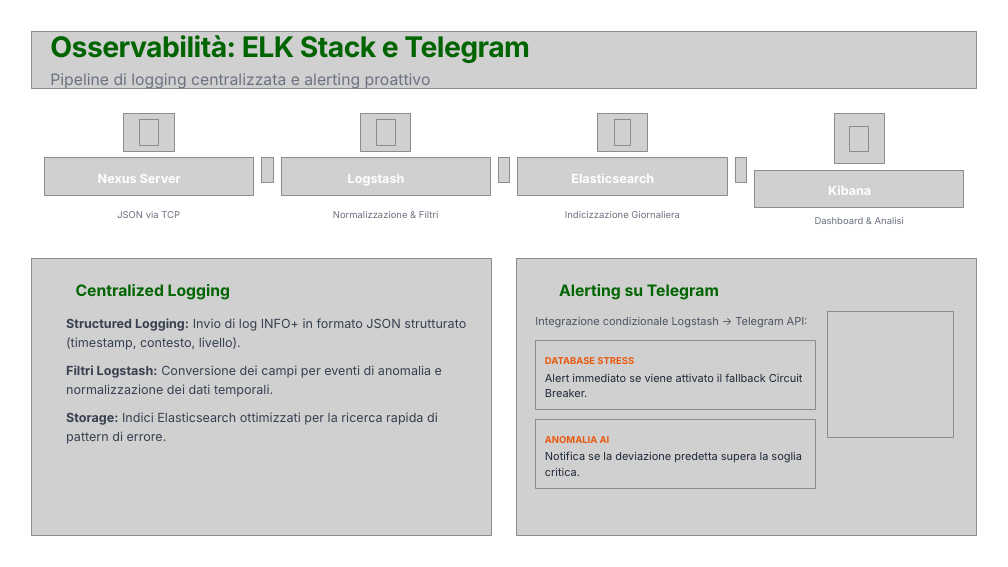
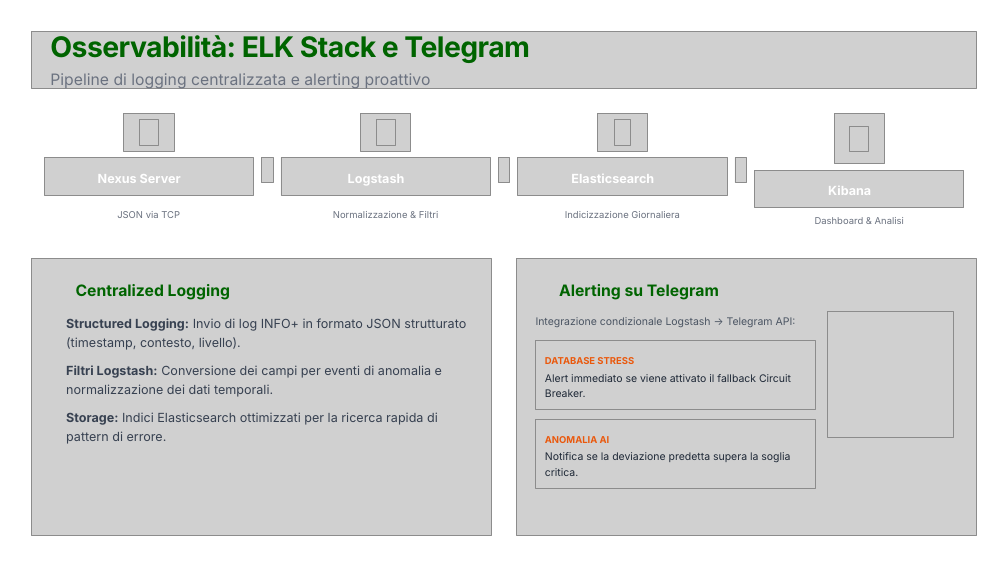
Before and after one commit to nameisalfio/nexus-energy-ds, a slide deck: slide 5 of Nexus Energy Distributed Service.pptx. Drawn at 1008x567 pixels with LibreOffice and Linux fonts; fonts in the diff are those of the drawing; grey boxes stand for pictures; background and template pictures are left out. Boxes give left, top, right and bottom in pixels: in the first picture for what was removed or moved away, otherwise in the second. Text is boxed around its words. In the diff, an @@ line names an element or a change of style, - is before the commit and + after.

```diff
--- a/Nexus Energy Distributed Service.pptx
+++ b/Nexus Energy Distributed Service.pptx
@@ size 10.5 to 10 pt in 3 elements at (545,374,791,397), (545,452,790,476), (536,317,796,327) @@
```
Also in this commit, not shown: 8 other slides changed, 1 slide added.
